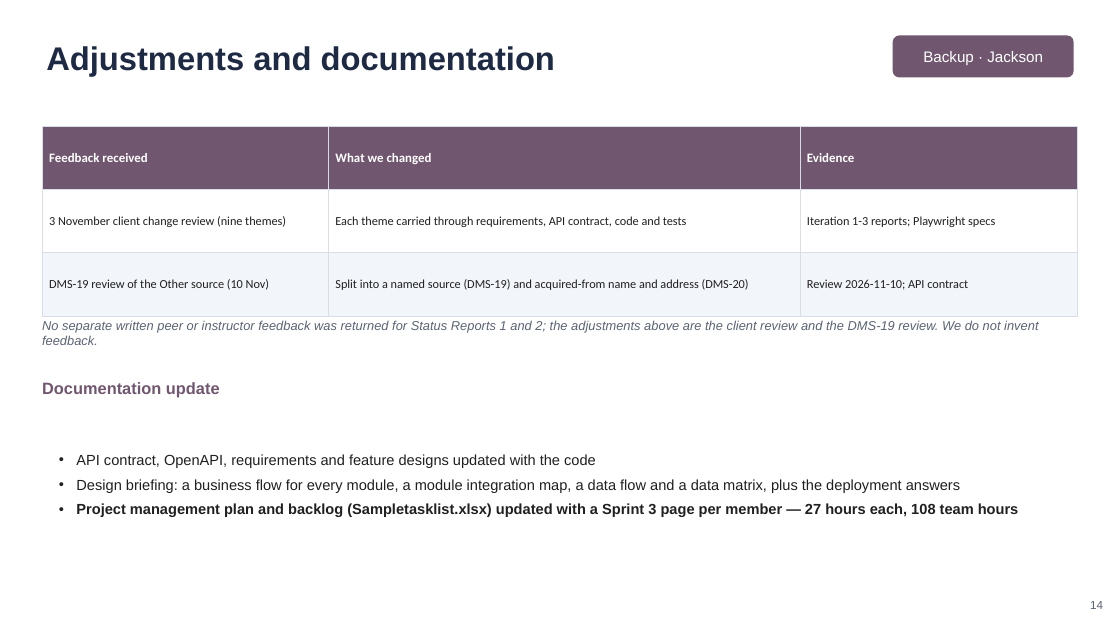
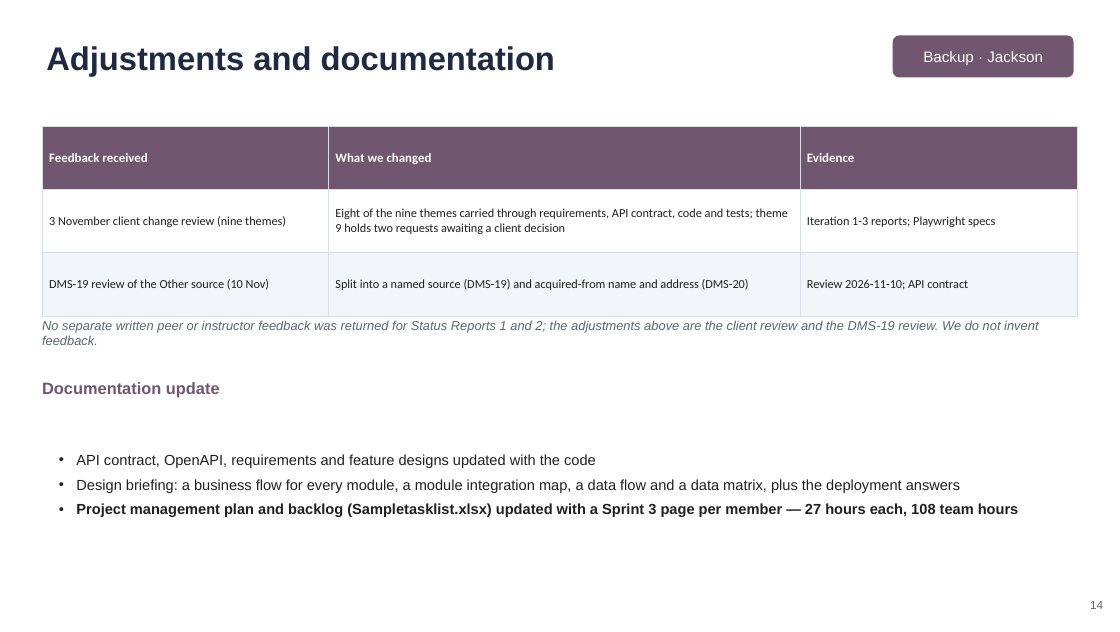
Before and after one commit to YUANDONG-YANG/DealerOps, a slide deck: slide 14 of project-plan/StatusReports3/DealerOps_Status_Report_3_Presentation.pptx. Drawn at 1120x632 pixels with LibreOffice and Linux fonts; fonts in the diff are those of the drawing. Boxes give left, top, right and bottom in pixels: in the first picture for what was removed or moved away, otherwise in the second. Text is boxed around its words. In the diff, an @@ line names an element or a change of style, - is before the commit and + after.

```diff
--- a/project-plan/StatusReports3/DealerOps_Status_Report_3_Presentation.pptx
+++ b/project-plan/StatusReports3/DealerOps_Status_Report_3_Presentation.pptx
@@ table at box(42, 126, 1078, 294) @@
-row 2, column 2: Each theme carried through requirements, API contract, code and tests
+row 2, column 2: Eight of the nine themes carried through requirements, API contract, code and tests; theme 9 holds two requests awaiting a client decision
```
Also in this commit, not shown: 3 other slides changed, 1 other file.
